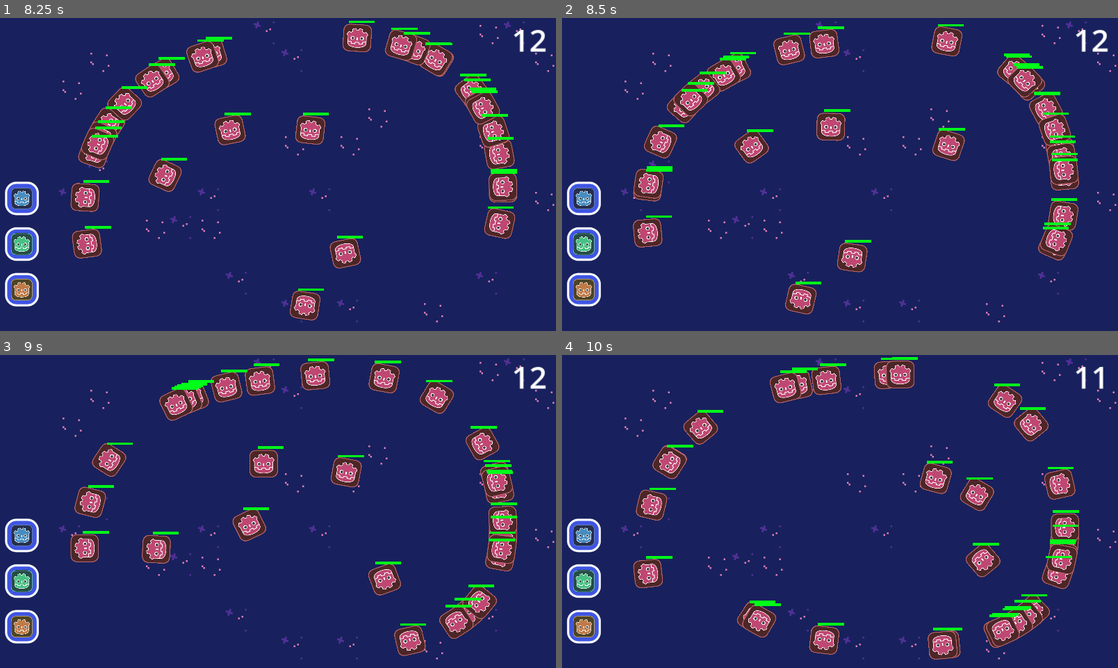
Above: before the commit, frames 1-4 (two rows, left to right).
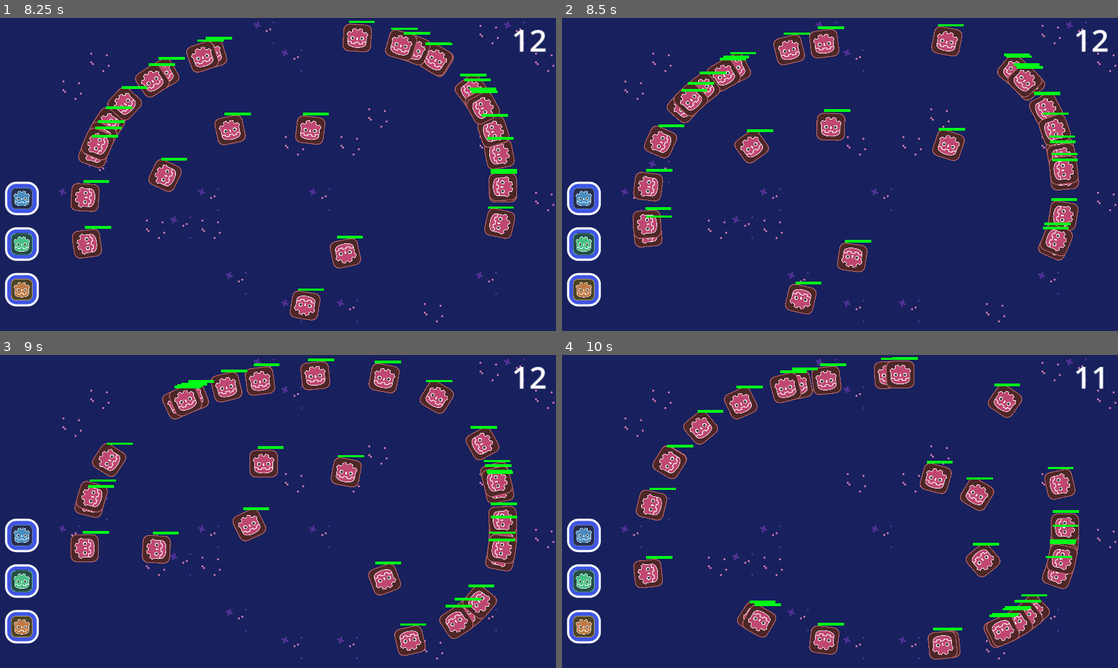
Above: after the commit, the same moments.

Repository: Galitie/20-sec-game-jam
Game: Godot game, scene res://Main.tscn
Same seed, same stepped clock (60 frames per second), same inputs: the game is played once before the commit and once after it.
Inputs (mouse positions are in pixels of both pictures, inside the frame that each line leads up to):
- Up to frame 1 (8.25 s): click (22, 199) at 0.5 s; click (22, 243) at 1.25 s; click (22, 290) at 2 s; click (22, 199) at 2.75 s; click (22, 243) at 3.5 s; click (22, 290) at 4.25 s; click (22, 199) at 5 s; click (22, 243) at 5.75 s; click (22, 290) at 6.5 s; tap Enter (ui_accept) at 7.25, 7.52 s; move the mouse to (400, 158) at 7.27 s; move the mouse to (166, 190) at 8.02 s
- Up to frame 2 (8.5 s): tap Enter (ui_accept) at 8.27 s
- Up to frame 3 (9 s): move the mouse to (333, 442) at 8.77 s
- Up to frame 4 (10 s): move the mouse to (812, 574) at 9.52 s; tap Enter (ui_accept) at 9.77 s

Frame 1 is identical in both runs. In frame 2, 0.6% of the frame differs, in the area x 12-20%, y 47-71%; in frame 3, 0.6%; in frame 4, 0.9%, in the area x 29-88%, y 9-28%.

Commit message:
fixed bug where a signal was still connected

Diff:
--- a/Globals.gd
+++ b/Globals.gd
@@ -22,7 +22,7 @@
 	{"hp": 2, "speed": 250},
 	{"hp": 2, "speed": 250},
 	{"hp": 2, "speed": 100},
-	{"hp": 2, "speed": 100},
+	{"hp": 10, "speed": 100},
 	{"hp": 2, "speed": 700},
 	{"hp": 2, "speed": 150},
 	{"hp": 2, "speed": 250},
@@ -39,7 +39,7 @@
 	{"hp": 2, "speed": 350},
 	{"hp": 2, "speed": 500},
 	{"hp": 2, "speed": 100},
-	{"hp": 2, "speed": 700},
+	{"hp": 10, "speed": 300},
 ]
 
 # only 3 towers available for prototype, don't add more but feel free to change the values
--- a/Scenes/Enemies/EnemyType1.tscn
+++ b/Scenes/Enemies/EnemyType1.tscn
@@ -38,5 +38,4 @@
 theme_override_styles/fill = SubResource("StyleBoxFlat_cwr8l")
 show_percentage = false
 
-[connection signal="button_up" from="Area2D/Button" to="." method="_on_button_button_up"]
 [connection signal="pressed" from="Area2D/Button" to="." method="_on_button_pressed"]
